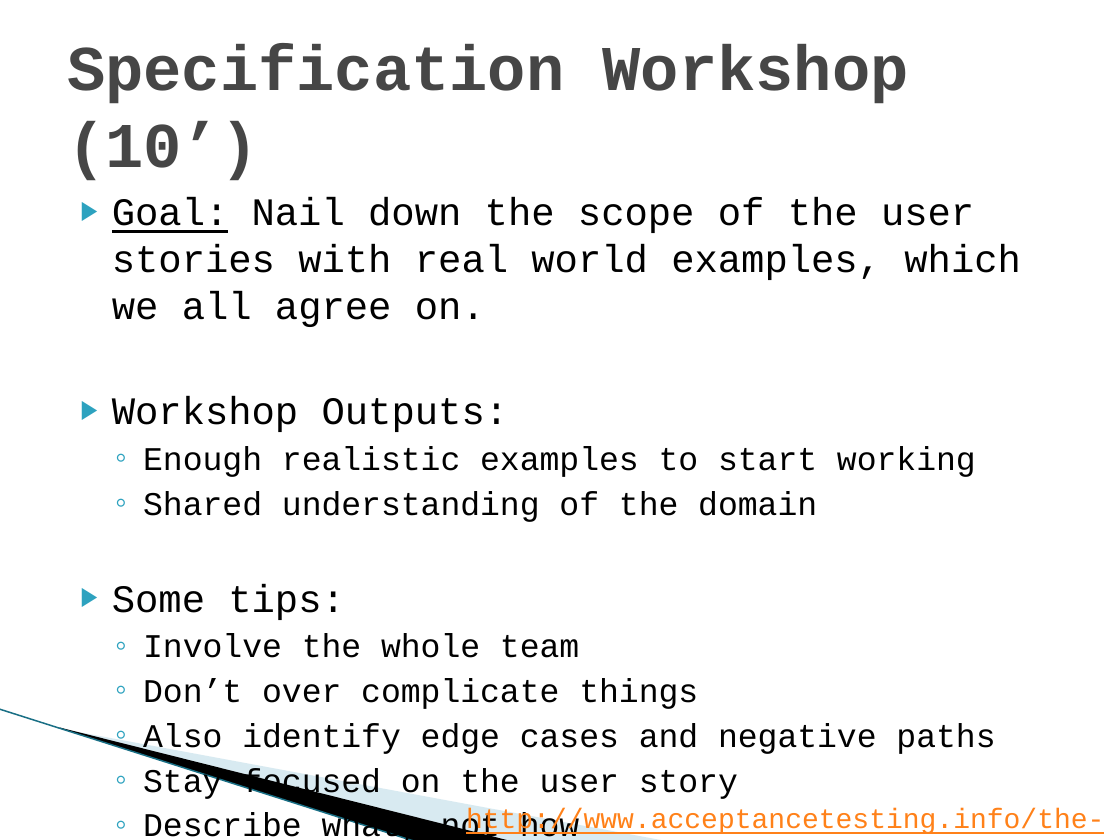
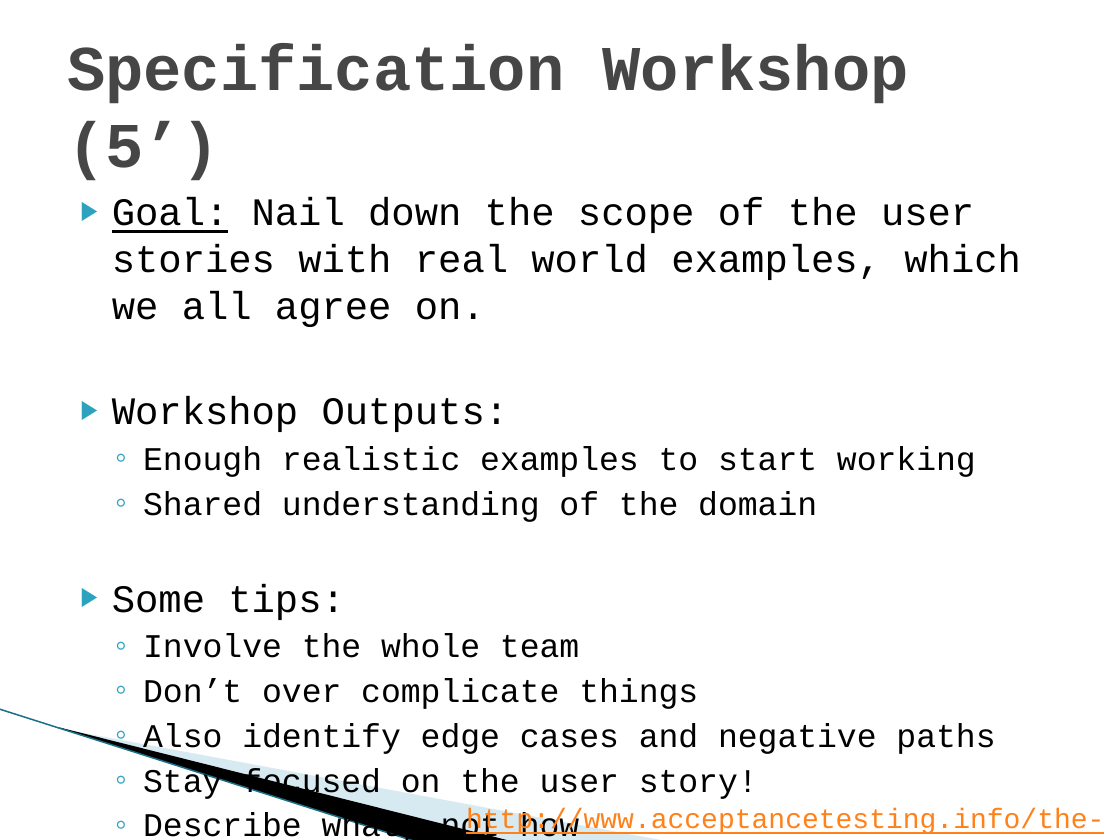
Before and after one commit to michelgrootjans/agileacceptancetesting, a slide deck: slide 11 of Slides/20090604_Ihc_AgileAcceptanceTesting.pptx. Drawn at 1120x840 pixels with LibreOffice and Linux fonts; fonts in the diff are those of the drawing; background and template pictures are left out. Boxes give left, top, right and bottom in pixels: in the first picture for what was removed or moved away, otherwise in the second. Text is boxed around its words. In the diff, an @@ line names an element or a change of style, - is before the commit and + after.

```diff
--- a/Slides/20090604_Ihc_AgileAcceptanceTesting.pptx
+++ b/Slides/20090604_Ihc_AgileAcceptanceTesting.pptx
@@ title at [67, 45, 909, 181]: text changed @@
-Specification Workshop (10’)
+Specification Workshop (5’)
@@ text at [143, 768, 758, 801]: text changed @@
-  ◦ Stay focused on the user story
+  ◦ Stay focused on the user story!
```
Also in this commit, not shown: 4 other slides changed, 5 slides added, 6 slides removed, 3 other files.
